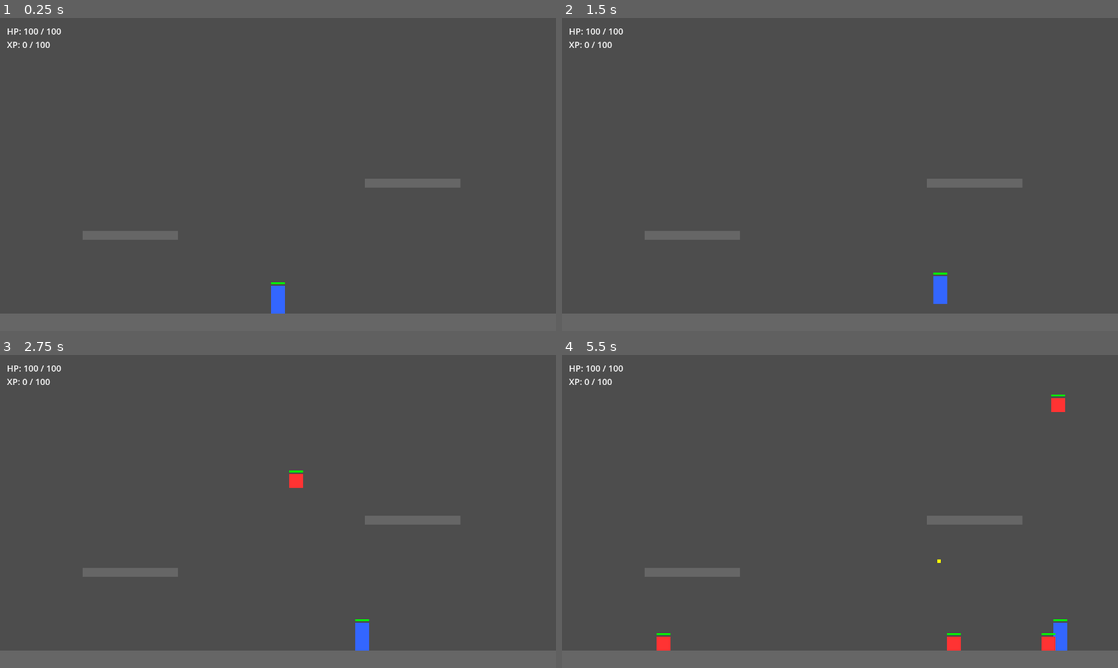
Above: before the commit, frames 1-4 (two rows, left to right).
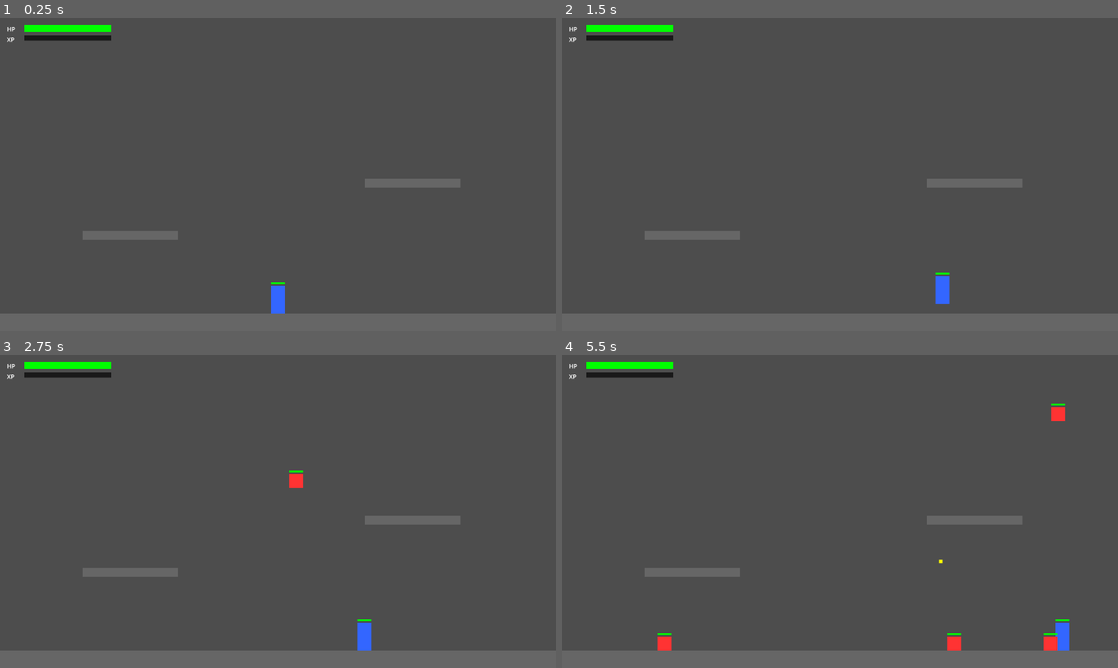
Above: after the commit, the same moments.

Repository: phanthakandt/shoot
Game: Godot game, scene res://scenes/Main.tscn
Two runs of this game, one before a commit and one after it. Both use one fixed random seed, a clock stepped at 60 frames per second and the inputs below.
Inputs (mouse positions are in pixels of both pictures, inside the frame that each line leads up to):
- Up to frame 1 (0.25 s): no input
- Up to frame 2 (1.5 s): tap Enter at 0.5 s; move the mouse to (962, 158) at 0.52 s; hold D from 0.53 s (still down); click (962, 158) at 0.67 s; tap Space at 0.77 s; move the mouse to (728, 190) at 1.27 s
- Up to frame 3 (2.75 s): tap Space at 1.52 s; move the mouse to (333, 442) at 2.02 s; release D at 2.03 s; hold A from 2.03 s (still down)
- Up to frame 4 (5.5 s): move the mouse to (812, 574) at 2.77 s; release A at 2.78 s; hold D 2.78-4.28 s; click (812, 574) at 2.92 s; tap Space at 3.02, 3.77, 4.52 s; move the mouse to (1006, 558) at 3.52 s; move the mouse to (673, 464) at 4.27 s; hold A 4.28-5.03 s; move the mouse to (867, 511) at 5.02 s; hold D from 5.03 s (still down); click (867, 511) at 5.17 s

The runs differ from the first frame. In frame 1, 0.8% of the frame differs, in the area x 1-20%, y 2-10%; in frame 2, 0.9%; in frame 3, 0.9%; in frame 4, 1.1%, in the area x 1-92%, y 2-95%.

Commit message:
อัปเดตระบบการยิง

Diff:
--- a/scenes/Main.tscn
+++ b/scenes/Main.tscn
@@ -95,13 +95,48 @@
 
 [node name="HUD" type="CanvasLayer" parent="." unique_id=1872144285]
 
-[node name="StatsLabel" type="Label" parent="HUD" unique_id=2093898990]
+[node name="HPLabel" type="Label" parent="HUD" unique_id=100000001]
 offset_left = 16.0
 offset_top = 16.0
-offset_right = 320.0
-offset_bottom = 100.0
-theme_override_font_sizes/font_size = 20
-text = "HP: 100 / 100
-XP: 0 / 100"
+offset_right = 52.0
+offset_bottom = 32.0
+theme_override_font_sizes/font_size = 14
+text = "HP"
+
+[node name="HPBarBg" type="ColorRect" parent="HUD" unique_id=100000002]
+offset_left = 56.0
+offset_top = 16.0
+offset_right = 256.0
+offset_bottom = 32.0
+color = Color(0.1, 0.1, 0.1, 1)
+
+[node name="HPBarFill" type="ColorRect" parent="HUD" unique_id=100000003]
+offset_left = 56.0
+offset_top = 16.0
+offset_right = 256.0
+offset_bottom = 32.0
+color = Color(0, 1, 0, 1)
+
+[node name="XPLabel" type="Label" parent="HUD" unique_id=100000004]
+offset_left = 16.0
+offset_top = 40.0
+offset_right = 52.0
+offset_bottom = 54.0
+theme_override_font_sizes/font_size = 14
+text = "XP"
+
+[node name="XPBarBg" type="ColorRect" parent="HUD" unique_id=100000005]
+offset_left = 56.0
+offset_top = 40.0
+offset_right = 256.0
+offset_bottom = 52.0
+color = Color(0.1, 0.1, 0.1, 1)
+
+[node name="XPBarFill" type="ColorRect" parent="HUD" unique_id=100000006]
+offset_left = 56.0
+offset_top = 40.0
+offset_right = 256.0
+offset_bottom = 52.0
+color = Color(0.2, 0.5, 1, 1)
 
 [node name="LevelUpUI" parent="." unique_id=1451137201 instance=ExtResource("3")]
--- a/scripts/Enemy.gd
+++ b/scripts/Enemy.gd
@@ -13,6 +13,7 @@
 const ABOVE_PLAYER_Y_OFFSET: float = 16.0  # how much higher than the player counts as "on a platform above"
 
 var current_hp: float = max_hp
+var _is_dead: bool = false            # guard against double-death in the same frame
 var _fallback_direction: float = 1.0  # used when directly above/below the player
 
 @onready var health_bar_fill: ColorRect = $HealthBarFill
@@ -66,6 +67,9 @@
 
 
 func _die() -> void:
+	if _is_dead:
+		return
+	_is_dead = true
 	var player: Player = GameManager.player
 	if is_instance_valid(player):
 		player.add_xp(xp_value)
--- a/scripts/GameManager.gd
+++ b/scripts/GameManager.gd
@@ -76,6 +76,7 @@
 func _apply_bullet_size_and_damage(p: Player) -> void:
 	p.damage *= 1.5
 	p.bullet_size_mult *= 1.5
+	p.heavy_damage *= 1.5
 
 
 func _apply_fire_rate(p: Player) -> void:
@@ -140,3 +141,8 @@
 
 	# Unpause.
 	Engine.time_scale = 1.0
+
+	# Handle back-to-back level-ups: re-check in case remaining XP crosses
+	# another threshold (e.g. a high-value kill landed while the card screen
+	# was open, or a single XP grant bridged two thresholds at once).
+	check_level_up()
--- a/scripts/Main.gd
+++ b/scripts/Main.gd
@@ -9,8 +9,18 @@
 const EDGE_MARGIN: float = 20.0     # keep spawns this far from the screen's left/right edges
 const SPAWN_ABOVE_SCREEN: float = 40.0  # spawn this far above the top of the viewport
 
+# Difficulty scaling constants.
+const MIN_SPAWN_INTERVAL: float = 0.3   # fastest spawn rate cap
+const MAX_ENEMIES: int = 20             # max simultaneous live enemies
+
+const HP_BAR_WIDTH: float = 200.0
+const XP_BAR_WIDTH: float = 200.0
+
 @onready var spawn_timer: Timer = $SpawnTimer
-@onready var stats_label: Label = $HUD/StatsLabel
+@onready var hp_bar_fill: ColorRect = $HUD/HPBarFill
+@onready var xp_bar_fill: ColorRect = $HUD/XPBarFill
+
+var _elapsed_time: float = 0.0
 
 
 func _ready() -> void:
@@ -18,18 +28,32 @@
 	spawn_timer.timeout.connect(_on_spawn_timer_timeout)
 
 
-func _process(_delta: float) -> void:
+func _process(delta: float) -> void:
+	_elapsed_time += delta
 	_update_hud()
+
+
+func _difficulty() -> float:
+	# Increases by 1 per 30 seconds; drives spawn speed and enemy stats.
+	return _elapsed_time / 30.0
 
 
 func _on_spawn_timer_timeout() -> void:
 	_spawn_enemy()
+	# Tighten the spawn interval after each wave, clamped to the minimum cap.
+	spawn_timer.wait_time = maxf(MIN_SPAWN_INTERVAL, spawn_interval / (1.0 + _difficulty() * 0.25))
 
 
 ## Spawns an enemy at a random horizontal position above the screen; it then
 ## falls under gravity (see Enemy._physics_process) onto the ground or a platform.
 func _spawn_enemy() -> void:
+	if get_tree().get_nodes_in_group("enemies").size() >= MAX_ENEMIES:
+		return
+
+	var diff := _difficulty()
 	var enemy: CharacterBody2D = ENEMY_SCENE.instantiate()
+	enemy.max_hp = 30.0 * (1.0 + diff * 0.3)
+	enemy.move_speed = 80.0 + diff * 8.0
 	var viewport_width: float = get_viewport_rect().size.x
 	var spawn_x: float = randf_range(EDGE_MARGIN, viewport_width - EDGE_MARGIN)
 	enemy.global_position = Vector2(spawn_x, -SPAWN_ABOVE_SCREEN)
@@ -40,9 +64,8 @@
 	var player: Player = GameManager.player
 	if not is_instance_valid(player):
 		return
-	stats_label.text = "HP: %d / %d\nXP: %d / %d" % [
-		int(player.current_hp),
-		int(player.max_hp),
-		int(player.current_xp),
-		int(GameManager.xp_to_next_level),
-	]
+	var hp_ratio := clampf(player.current_hp / player.max_hp, 0.0, 1.0)
+	var xp_ratio := clampf(player.current_xp / GameManager.xp_to_next_level, 0.0, 1.0)
+	hp_bar_fill.size.x = HP_BAR_WIDTH * hp_ratio
+	hp_bar_fill.color = Color(1.0 - hp_ratio, hp_ratio, 0.0, 1.0)
+	xp_bar_fill.size.x = XP_BAR_WIDTH * xp_ratio
--- a/scripts/Player.gd
+++ b/scripts/Player.gd
@@ -26,8 +26,11 @@
 # --- Movement constants ------------------------------------------------------
 const GRAVITY: float = 1200.0
 const JUMP_VELOCITY: float = -450.0
-const RECOIL_UPWARD_CAP: float = 540.0   # max upward speed recoil can give per-frame
-const MAX_RISE_HEIGHT: float = 130.0     # max px above last floor player can reach (normal jump ~84px)
+const RECOIL_UPWARD_CAP: float = 540.0        # max upward speed recoil can give per-frame
+const RECOIL_HORIZONTAL_CAP: float = 540.0    # max horizontal speed recoil can accumulate
+const RECOIL_COUNTER_DECAY_MULT: float = 3.0  # extra decay rate when holding against recoil
+const MAX_RISE_HEIGHT: float = 130.0       # max px above last floor player can reach (normal jump ~84px)
+const MAX_AIRBORNE_TIME: float = 2.0       # seconds before a forced fall kicks in
 const HEAVY_BAR_WIDTH: float = 32.0     # matches the player body width
 
 # --- Internal state -----------------------------------------------------------
@@ -36,6 +39,7 @@
 var _jump_was_pressed: bool = false
 var _recoil: Vector2 = Vector2.ZERO
 var _last_floor_y: float = 0.0  # Y of the last surface the player stood on
+var _airborne_timer: float = 0.0
 
 const BULLET_SCENE: PackedScene = preload("res://scenes/Bullet.tscn")
 const EXPLOSIVE_BULLET_SCENE: PackedScene = preload("res://scenes/ExplosiveBullet.tscn")
@@ -59,9 +63,11 @@
 	# --- Gravity ---
 	if not is_on_floor():
 		velocity.y += GRAVITY * delta
+		_airborne_timer += delta
 	else:
 		velocity.y = 0.0
 		_last_floor_y = global_position.y  # record height of current floor/platform
+		_airborne_timer = 0.0
 
 	# --- Horizontal movement ---
 	var direction := 0
@@ -82,7 +88,15 @@
 	_jump_was_pressed = jump_pressed
 
 	# --- Recoil (decays each frame, then added to velocity before physics step) ---
-	_recoil = _recoil.move_toward(Vector2.ZERO, recoil_decay * delta)
+	# Holding a direction that opposes _recoil.x drains it faster, guaranteeing
+	# input can always fight back regardless of how fast recoil accumulates.
+	var opposing_input: bool = direction != 0 and sign(float(direction)) * sign(_recoil.x) < 0.0
+	var x_decay := recoil_decay * RECOIL_COUNTER_DECAY_MULT if opposing_input else recoil_decay
+	_recoil.x = move_toward(_recoil.x, 0.0, x_decay * delta)
+	_recoil.y = move_toward(_recoil.y, 0.0, recoil_decay * delta)
+	_recoil.x = clampf(_recoil.x, -RECOIL_HORIZONTAL_CAP, RECOIL_HORIZONTAL_CAP)
+	if _airborne_timer >= MAX_AIRBORNE_TIME:
+		_recoil.y = maxf(_recoil.y, 0.0)  # discard upward recoil before it reaches velocity
 	velocity += _recoil
 	velocity.y = maxf(velocity.y, -RECOIL_UPWARD_CAP)
 
@@ -91,6 +105,10 @@
 	if global_position.y <= _last_floor_y - MAX_RISE_HEIGHT and velocity.y < 0.0:
 		velocity.y = 0.0
 		_recoil.y = maxf(_recoil.y, 0.0)  # discard accumulated upward recoil
+
+	# Forced fall after prolonged airtime: gravity wins, no recoil or input can sustain hover.
+	if _airborne_timer >= MAX_AIRBORNE_TIME:
+		velocity.y = maxf(velocity.y, 0.0)
 
 	move_and_slide()
 
Not shown: 1 places in scenes/Bullet.tscn that only renumber resources
Not shown: 1 places in scenes/Enemy.tscn that only renumber resources
Not shown: 1 places in scenes/ExplosiveBullet.tscn that only renumber resources
Not shown: 1 places in scenes/LevelUpUI.tscn that only renumber resources
Not shown: 1 places in scenes/Player.tscn that only renumber resources
Not shown, changed: CLAUDE.md
